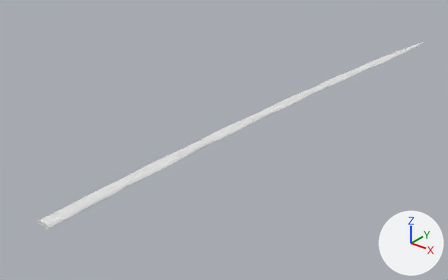
The glTF model godot/assets/waffen/modelle/degenklinge/t2_5.glb, before and after one commit.
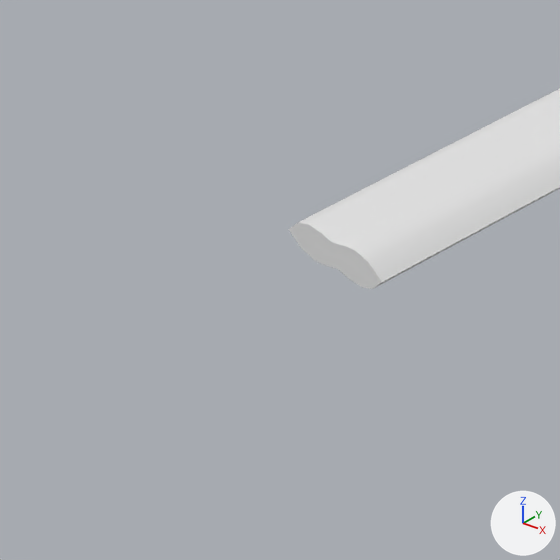
Each version is shown whole from a 50 mm camera at (0.543, -0.231, 0.403) aimed at (-0.041, 0.499, -0.049), then close up on the part from 0% to 16% of the width and 69% to 94% of the height. The lights are fixed; the arrows at lower right show +X, +Y and +Z. The first two pictures are the older version. Vertices at exactly the same position are counted once.

In view in the first close-up: 'degenklinge_t2_5'.
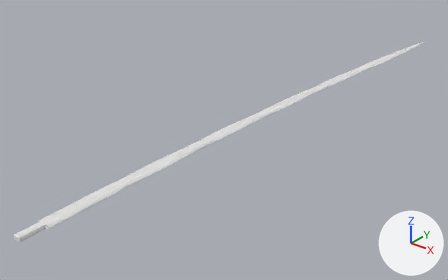
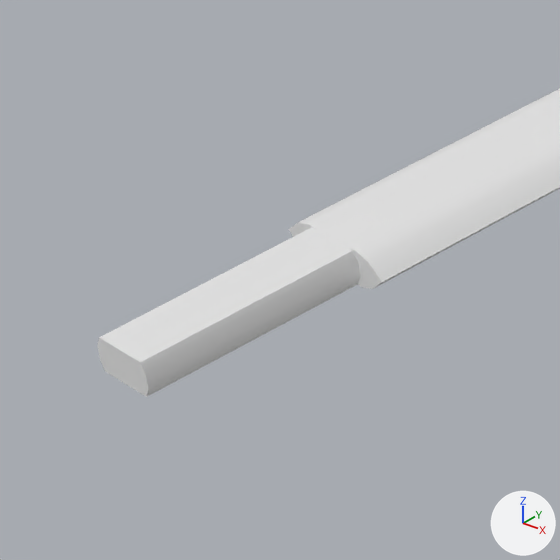
What the commit changed:
me_degenklinge_t2_5 is used by ob_degenklinge_t2_5; location (0.0, 0.0, 0.0).
me_degenklinge_t2_5 had 1281 vertices, 2558 faces and spanned x -0.011..0.06, y 0.112..1.088, z -0.003..0.003.
me_degenklinge_t2_5 now has 1297 vertices, 2586 faces and spans x -0.011..0.06, y 0.075..1.088, z -0.003..0.003.
me_degenklinge_t2_5 part 1: a new loose piece of 16 vertices spanning x -0.006..0.006, y 0.075..0.119, z -0.003..0.003, in mat_klinge (white #e7e7e7).

Boxes (x1, y1, x2, y2) around the edits, measured in the close-ups (560 x 560 px):
'degenklinge_t2_5', reshaped
    before: (288, 89, 560, 289)
    after: (97, 89, 560, 397)
part 1 of me_degenklinge_t2_5, added
    after: (97, 210, 387, 397)
